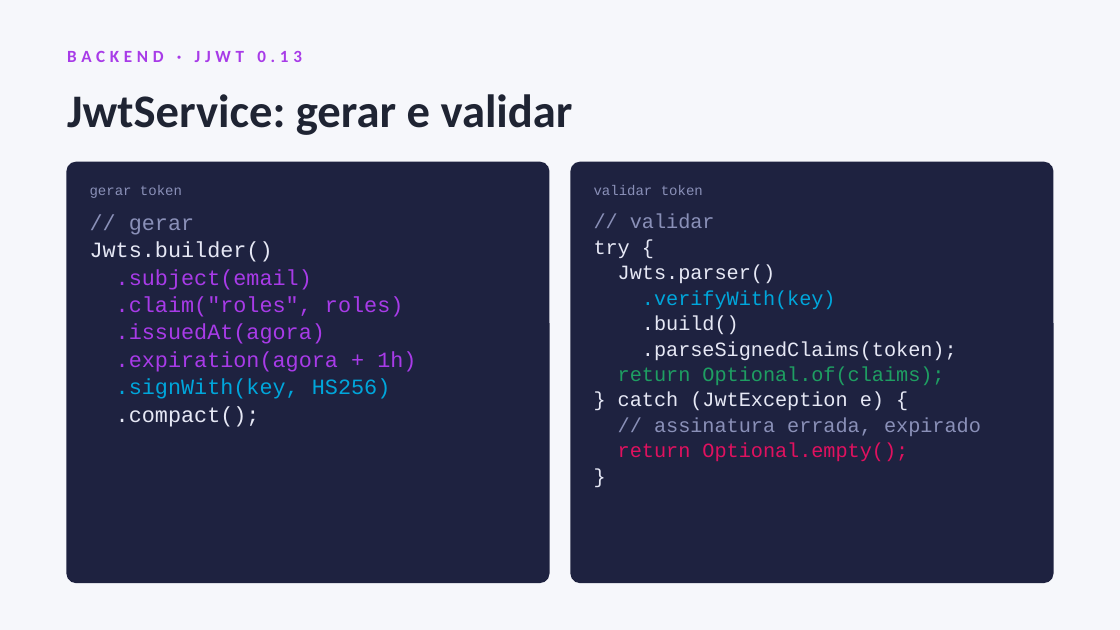
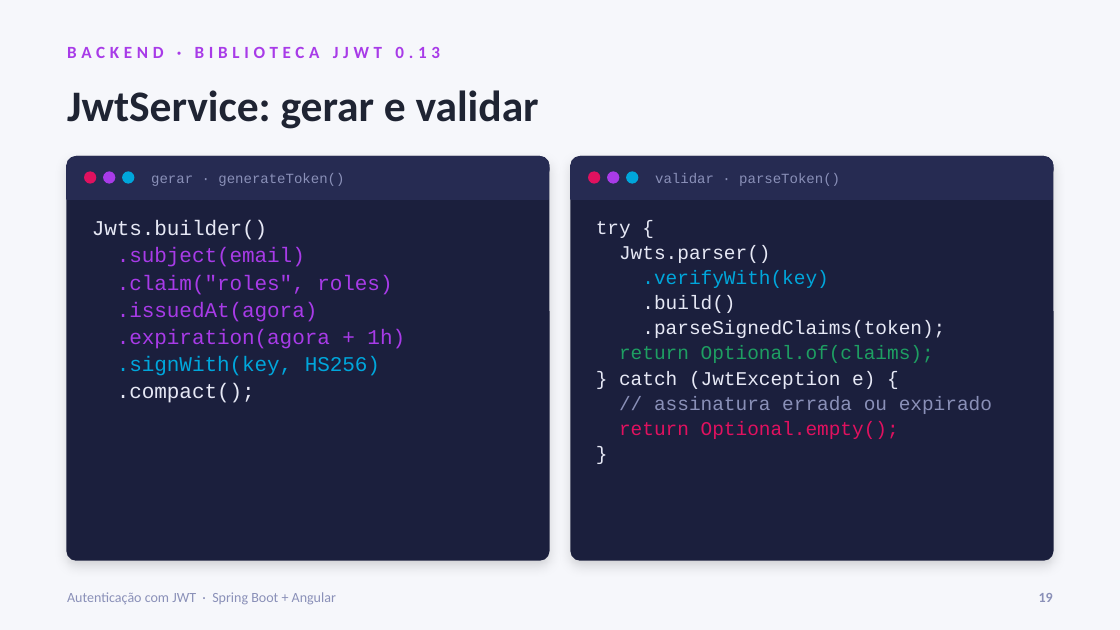
Before and after one commit to YloBittencourt/projeto-autenticacao, a slide deck: slide 19 of docs/apresentacao-jwt.pptx (slide 12 before the commit). Drawn at 1120x630 pixels with LibreOffice and Linux fonts; fonts in the diff are those of the drawing. Boxes give left, top, right and bottom in pixels: in the first picture for what was removed or moved away, otherwise in the second. Text is boxed around its words. In the diff, an @@ line names an element or a change of style, - is before the commit and + after.

```diff
--- a/docs/apresentacao-jwt.pptx
+++ b/docs/apresentacao-jwt.pptx
@@ text at bbox=[67, 47, 440, 58]: text changed @@
-BACKEND · JJWT 0.13
+BACKEND · BIBLIOTECA JJWT 0.13
@@ text "JwtService: gerar e validar" at bbox=[67, 90, 539, 129]: size 30 to 28 pt @@
@@ rounded rectangle at bbox=[67, 157, 549, 560]: fill #1E2240 to #1B1F3D; outline #1E2240 1 pt to #1B1F3D 1 pt; shadow on; proportions changed @@
@@ rounded rectangle: place and size @@
-rounded rectangle at bbox=[67, 162, 549, 582]
+rounded rectangle at bbox=[67, 157, 549, 560]
@@ rectangle added at bbox=[67, 166, 549, 199], fill #262B52, outline #262B52 1 pt @@
@@ rounded rectangle added at bbox=[67, 157, 549, 179], fill #262B52, outline #262B52 1 pt @@
@@ ellipse added at bbox=[84, 171, 96, 184], fill #E0115F @@
@@ ellipse added at bbox=[103, 171, 115, 184], fill #A83BE8 @@
@@ ellipse added at bbox=[122, 171, 134, 184], fill #00A6DB @@
@@ text at bbox=[151, 173, 344, 186]: text changed @@
-gerar token
+gerar · generateToken()
@@ rounded rectangle: place and size @@
-rounded rectangle at bbox=[571, 162, 1053, 582]
+rounded rectangle at bbox=[571, 157, 1053, 560]
@@ rounded rectangle at bbox=[571, 157, 1053, 560]: fill #1E2240 to #1B1F3D; outline #1E2240 1 pt to #1B1F3D 1 pt; shadow on; proportions changed @@
@@ rectangle added at bbox=[571, 166, 1053, 199], fill #262B52, outline #262B52 1 pt @@
@@ rounded rectangle added at bbox=[571, 157, 1053, 179], fill #262B52, outline #262B52 1 pt @@
@@ ellipse added at bbox=[588, 171, 600, 184], fill #E0115F @@
@@ ellipse added at bbox=[607, 171, 619, 184], fill #A83BE8 @@
@@ ellipse added at bbox=[626, 171, 638, 184], fill #00A6DB @@
@@ text at bbox=[655, 173, 840, 186]: text changed @@
-validar token
+validar · parseToken()
@@ text "Jwts.builder()" at bbox=[92, 220, 405, 403]: size 14 to 13.5 pt; line spacing 1.05 to 1.08 @@
@@ text at bbox=[129, 218, 194, 235]: paragraph removed @@
-// gerar
@@ text at bbox=[596, 221, 945, 439]: size 13 to 12.5 pt in "try {", "Jwts.parser()", ".verifyWith(key)", ".build()" and 5 more places; line spacing 1.05 to 1.08 @@
@@ text at bbox=[630, 214, 715, 228]: paragraph removed @@
-// validar
@@ text at bbox=[654, 396, 992, 414]: text changed; size 13 to 12.5 pt @@
-// assinatura errada, expirado
+// assinatura errada ou expirado
@@ text added at bbox=[67, 592, 336, 604], 9 pt, text #8A90B8 @@
+Autenticação com JWT · Spring Boot + Angular
@@ text added at bbox=[1039, 593, 1053, 602], 9 pt, text #8A90B8, bold @@
+19
```
Also in this commit, not shown: 17 other slides changed, 11 slides added, 1 slide removed.
